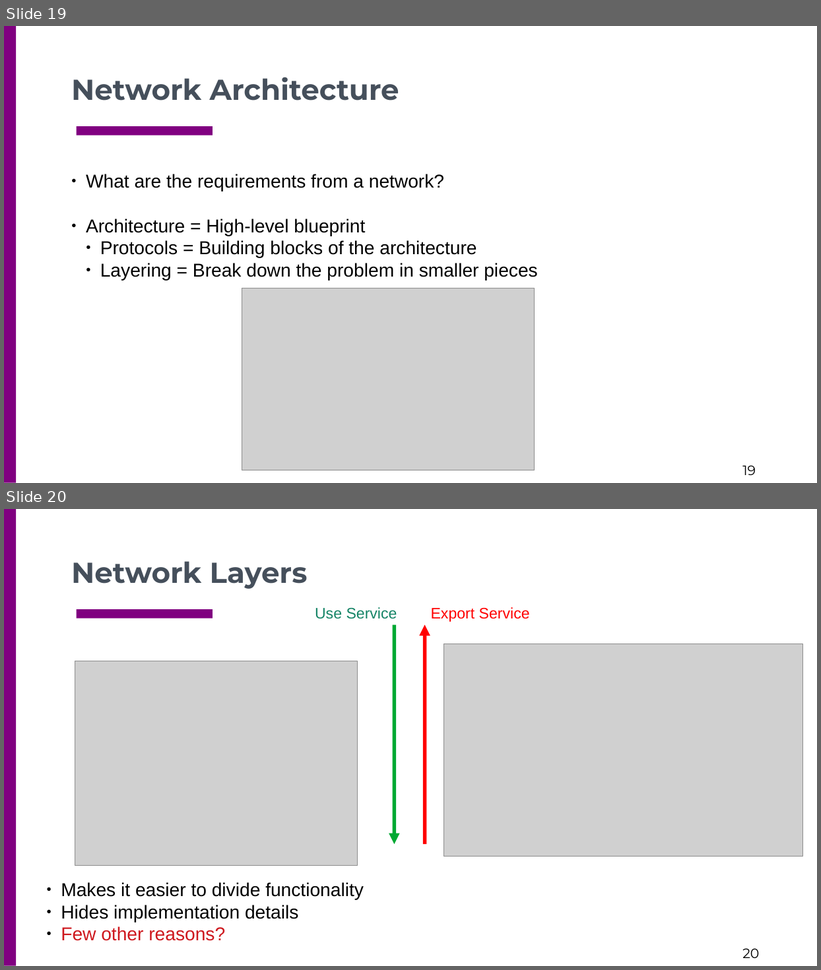
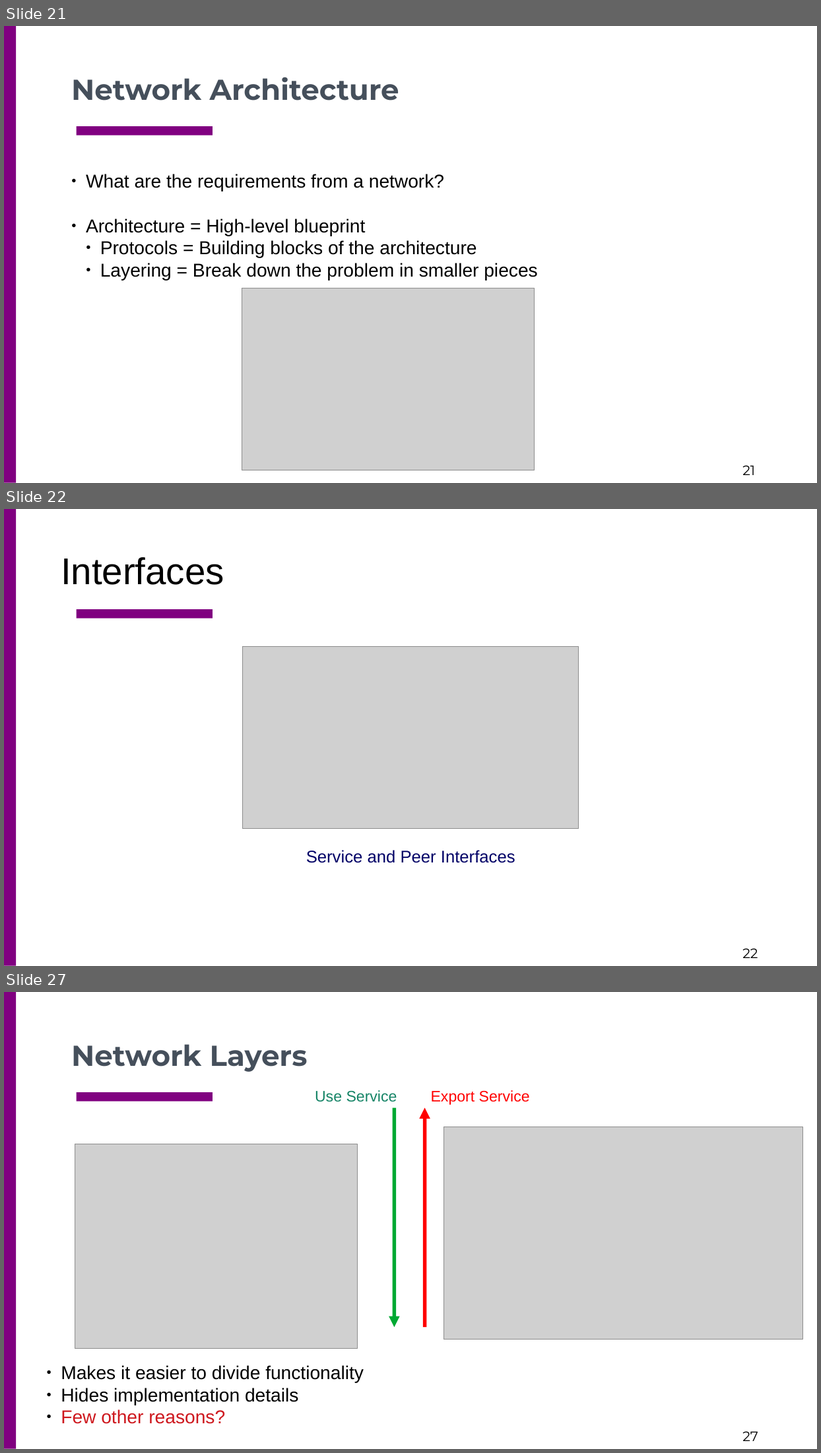
Before and after one commit to tntech-ngin/S24-CSC4780, a slide deck: docs/lectures_source/class_slides-2.pptx. Shown one above the other, each under a label of ours: slides 19 and 20 before the commit, slides 21, 22 and 27 after it; the slides between them are not shown. The pictures are 821x970 and 821x1453 pixels, drawn with LibreOffice and Linux fonts; fonts in the diff are those of the drawing; grey boxes stand for pictures. Boxes give left, top, right and bottom in pixels: in the first picture for what was removed or moved away, otherwise in the second. Text is boxed around its words. In the diff, an @@ line names an element or a change of style, - is before the commit and + after.

```diff
--- a/docs/lectures_source/class_slides-2.pptx
+++ b/docs/lectures_source/class_slides-2.pptx
@@ slide 22 added at bbox=[4, 509, 817, 966], background #FFFFFF; not listed: 3 template elements that a slide beside it also shows @@
@@ title added at bbox=[61, 557, 224, 585], 44 pt, text #000000 @@
+Interfaces
@@ picture added at bbox=[242, 647, 579, 828] @@
@@ text added at bbox=[306, 850, 516, 863], 20 pt, text #000066 @@
+Service and Peer Interfaces
@@ what was slide 19 is now slide 21 @@
@@ page number at bbox=[743, 466, 755, 475]: text changed @@
-19
+21
@@ what was slide 20 is now slide 27 @@
@@ page number at bbox=[743, 1432, 758, 1441]: text changed @@
-20
+27
```
Also in this commit, not shown: 6 other slides added.
